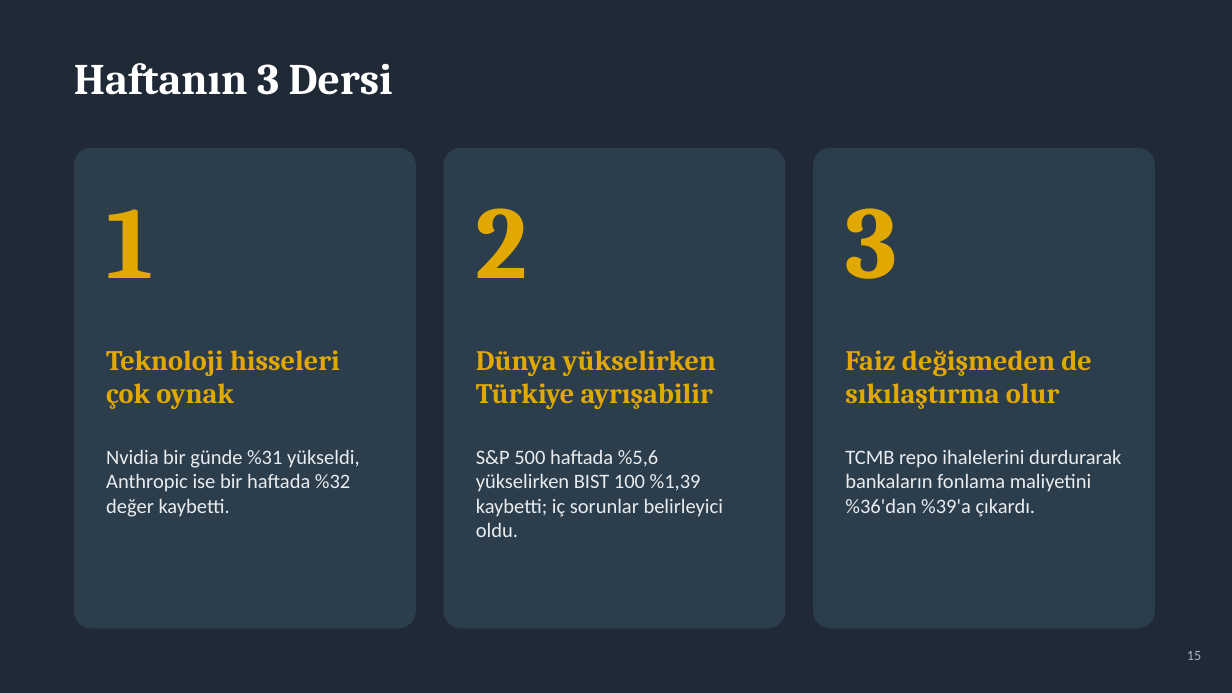
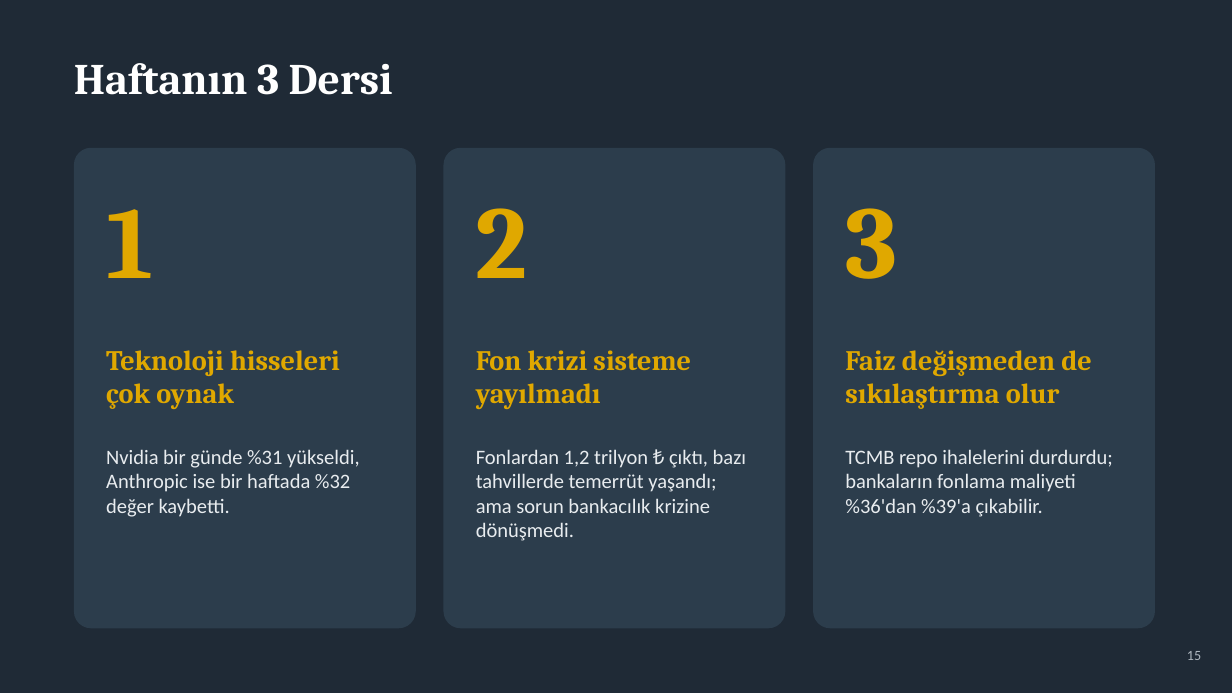
Before and after one commit to likyastudio/ikya-studios-ad, a slide deck: slide 15 of sunum/Haftalik_Ekonomi_Gundemi_Sade.pptx. Drawn at 1232x693 pixels with LibreOffice and Linux fonts; fonts in the diff are those of the drawing. Boxes give left, top, right and bottom in pixels: in the first picture for what was removed or moved away, otherwise in the second. Text is boxed around its words. In the diff, an @@ line names an element or a change of style, - is before the commit and + after.

```diff
--- a/sunum/Haftalik_Ekonomi_Gundemi_Sade.pptx
+++ b/sunum/Haftalik_Ekonomi_Gundemi_Sade.pptx
@@ text at [476,350,691,409]: text changed @@
-Dünya yükselirken Türkiye ayrışabilir
+Fon krizi sisteme yayılmadı
@@ text at [476,449,746,541]: text changed @@
-S&P 500 haftada %5,6 yükselirken BIST 100 %1,39 kaybetti; iç sorunlar belirleyici oldu.
+Fonlardan 1,2 trilyon ₺ çıktı, bazı tahvillerde temerrüt yaşandı; ama sorun bankacılık krizine dönüşmedi.
@@ text at [845,449,1113,517]: text changed @@
-TCMB repo ihalelerini durdurarak bankaların fonlama maliyetini %36'dan %39'a çıkardı.
+TCMB repo ihalelerini durdurdu; bankaların fonlama maliyeti %36'dan %39'a çıkabilir.
```
Also in this commit, not shown: 5 other slides changed.
